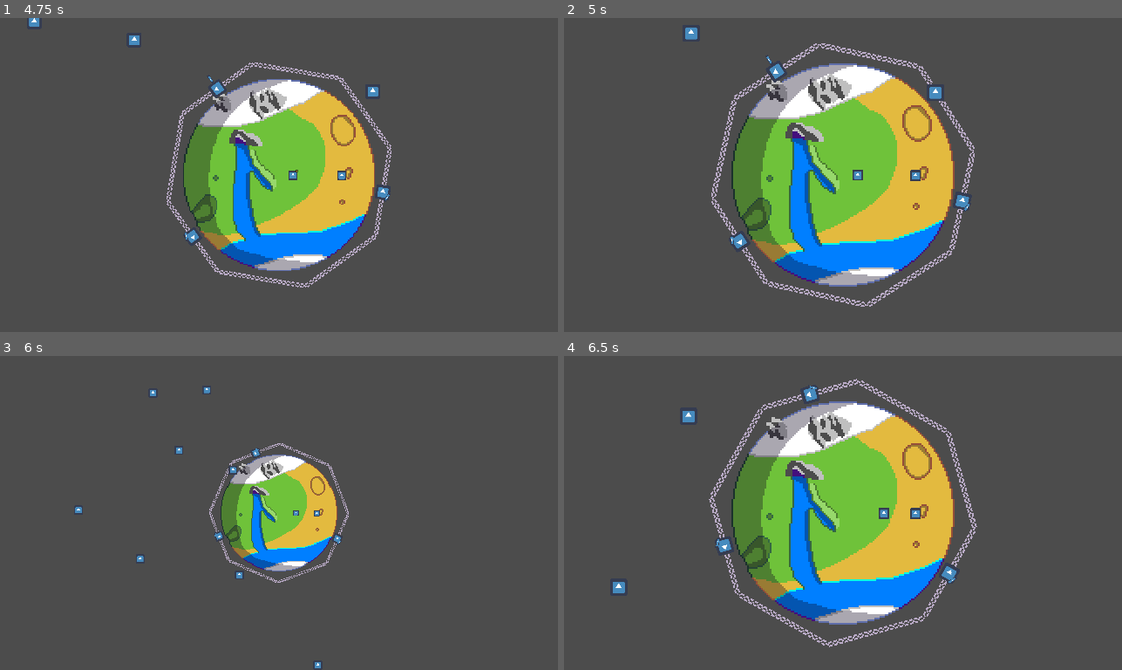
Above: before the commit, frames 1-4 (two rows, left to right).
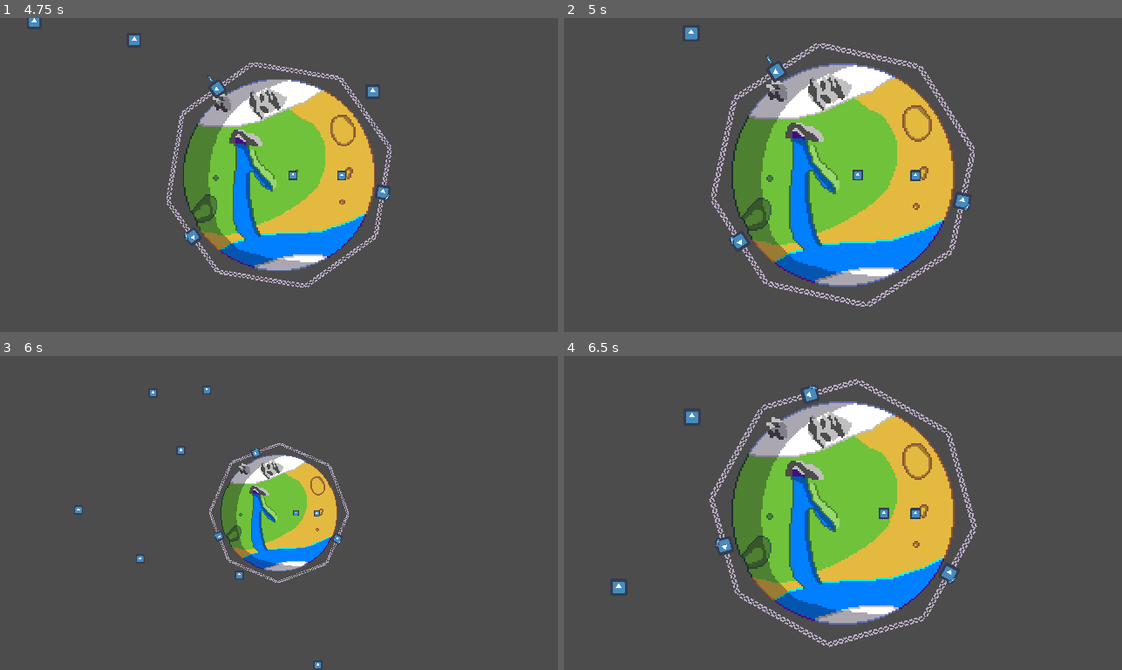
Above: after the commit, the same moments.

Repository: IgnacioMGarrido/BTP-GameJam
Game: Godot game, scene res://Scenes/MainScene.tscn
Two runs of this game, one before a commit and one after it. Both use one fixed random seed, a clock stepped at 60 frames per second and the inputs below. The engine's default icon, where the game draws it, is replaced by a stand-in: a white triangle on a blue panel in a dark square.
Inputs (mouse positions are in pixels of both pictures, inside the frame that each line leads up to):
- Up to frame 1 (4.75 s): tap Enter (ui_accept) at 0.5, 0.77, 1.52, 3.02, 3.77, 4.52 s; move the mouse to (290, 52) at 0.52 s; tap Z (zoom) every 0.75 s from 0.6 to 4.35 s; click (290, 52) at 0.67 s; move the mouse to (329, 143) at 1.27 s; click (329, 143) at 1.42 s; move the mouse to (390, 222) at 2.02 s; click (390, 222) at 2.17 s; move the mouse to (295, 234) at 2.77 s; click (295, 234) at 2.92 s; move the mouse to (200, 269) at 3.52 s; click (200, 269) at 3.67 s; move the mouse to (217, 171) at 4.27 s; click (217, 171) at 4.42 s
- Up to frame 2 (5 s): no input
- Up to frame 3 (6 s): move the mouse to (212, 409) at 5.02 s; tap Z (zoom) at 5.1, 5.85 s; click (212, 409) at 5.17 s; move the mouse to (301, 456) at 5.77 s; click (301, 456) at 5.92 s
- Up to frame 4 (6.5 s): tap Enter (ui_accept) at 6.02 s

Frame 1 is identical in both runs. In frame 2, less than 0.1% of the frame differs, in the area x 65-69%, y 21-27%; in frame 3, less than 0.1%; in frame 4, less than 0.1%.

Commit message:
Fixed enemies not being hit sometimes

Diff:
--- a/BTP-Game/Scenes/Enemies/Mob.tscn
+++ b/BTP-Game/Scenes/Enemies/Mob.tscn
@@ -4,7 +4,7 @@
 [ext_resource path="res://icon.png" type="Texture" id=2]
 
 [sub_resource type="RectangleShape2D" id=1]
-extents = Vector2( 2.07266, 2.04292 )
+extents = Vector2( 5, 5 )
 
 [node name="Mob" type="KinematicBody2D"]
 script = ExtResource( 1 )
--- a/BTP-Game/Scripts/Bullet.gd
+++ b/BTP-Game/Scripts/Bullet.gd
@@ -25,13 +25,13 @@
 	return Vector2(normal_dir.x * (G / pow(length,2)), normal_dir.y * (G / pow(length,2)))
 
 
-
 func _physics_process(delta):
 	velocity += acceleration(center, self.position) * delta
 	var collision = move_and_collide(velocity * delta)
 	if collision:
+		if collision.collider.has_method("on_hit"):
+			collision.collider.on_hit()
 		on_hit()
-
 
 func on_hit():
 	queue_free()
--- a/BTP-Game/Scripts/Mob.gd
+++ b/BTP-Game/Scripts/Mob.gd
@@ -11,7 +11,6 @@
 
 
 func _physics_process(delta):
-
 	direction = (destination - global_position).normalized()
 	velocity = Vector2(speed, speed) * direction
 
@@ -19,9 +18,8 @@
 	if collision:
 		if collision.collider.has_method("on_hit"):
 			collision.collider.on_hit()
-		hit()
+		on_hit()
 
 
-
-func hit():
+func on_hit():
 	queue_free()
